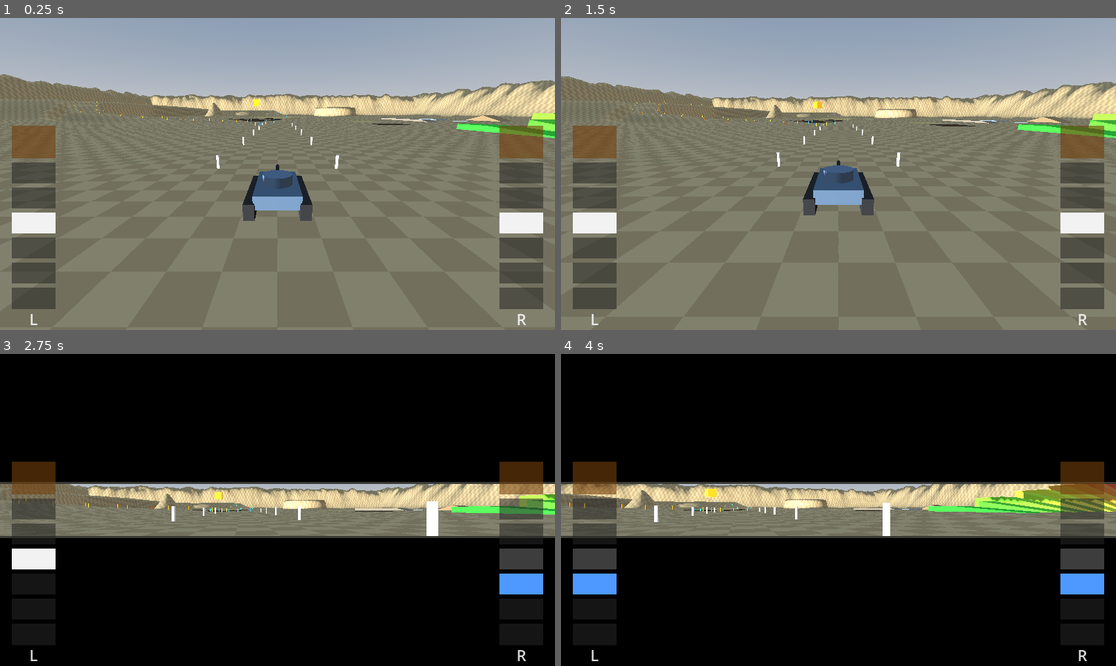
Above: before the commit, frames 1-4 (two rows, left to right).
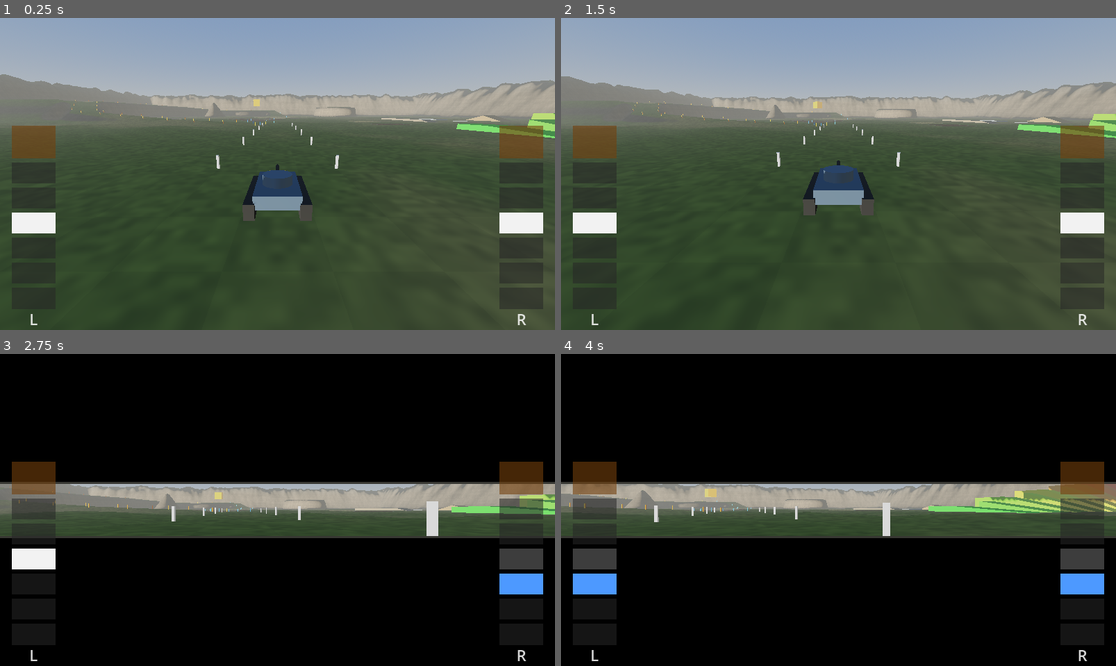
Above: after the commit, the same moments.

Repository: Kickpunch3r/tank-game
Game: Godot game, scene res://levels/proving_ground/proving_ground.tscn
The game is run twice, just before and just after one commit, with the same random seed, the same clock (stepped at 60 frames per second) and the same inputs.
Inputs (mouse positions are in pixels of both pictures, inside the frame that each line leads up to):
- Up to frame 1 (0.25 s): no input
- Up to frame 2 (1.5 s): move the mouse to (960, 158) at 0.52 s; hold Down (driver_right_back) 0.53-1.25 s; hold Space (driver_all_stop) 0.53-1.25 s; click (960, 158) at 0.67 s; drag from (727, 189) to (810, 236) at 1.27 s
- Up to frame 3 (2.75 s): move the mouse to (333, 441) at 2.02 s; hold Down (driver_right_back) from 2.03 s (still down); hold V (view_toggle) from 2.03 s (still down)
- Up to frame 4 (4 s): release Down (driver_right_back) at 2.75 s; release V (view_toggle) at 2.75 s; drag from (810, 572) to (672, 463) at 2.77 s; move the mouse to (1005, 556) at 3.52 s; hold S (driver_left_back) from 3.53 s (still down); tap T at 3.6 s

The runs differ from the first frame. In frame 1, 68% of the frame differs, in the area x 0-100%, y 18-100%; in frame 2, 68%; in frame 3, 14%; in frame 4, 14%.

Commit message:
Graphics round 1: lighting, ground shader, water shader
- Proving Ground lighting: warmer sun and sky, softer shadows, warm-grey
  distance haze, slightly richer colour. No costly effects (laptop GPU).
- New art/level_ground.gdshader for painted levels: grass with patches,
  rock on steep slopes, pale rock high up, painted mud and sand on top,
  faint grid for judging speed. The old test course keeps its checker.
- New art/water.gdshader: colour by depth, shore foam, moving ripples
  (shading only, so the surface stays a cheap flat plane).
- Mud colour lightened; vertex colours are already linear in Godot, so
  the shader no longer converts them a second time.
- Checked in software-rendered screenshots. 235 checks pass.

Co-Authored-By: Claude Opus 5.5 <noreply@anthropic.com>
Claude-Session: https://claude.ai/code/session_01Pm55gMUn29kyQtMtoJuZst

Diff:
--- /dev/null
+++ b/art/level_ground.gdshader
@@ -0,0 +1,73 @@
+// Ground for painted levels (LevelTerrain): grass on flat ground, rock on
+// steep slopes and high up, painted terrain (mud, sand) from the vertex
+// colours, and gentle noise so nothing looks uniform. A faint 4 m grid is kept
+// so speed can still be judged. All colours can be changed on the material.
+shader_type spatial;
+
+uniform vec4 grass_colour : source_color = vec4(0.45, 0.50, 0.24, 1.0);
+uniform vec4 grass_dry_colour : source_color = vec4(0.62, 0.57, 0.34, 1.0);
+uniform vec4 rock_colour : source_color = vec4(0.50, 0.44, 0.37, 1.0);
+uniform vec4 high_rock_colour : source_color = vec4(0.60, 0.57, 0.52, 1.0);
+// Slopes steeper than this (degrees) turn to rock; the change happens over a few degrees.
+uniform float rock_from_degrees = 32.0;
+// Ground higher than this (metres) slowly turns to pale rock.
+uniform float high_from_metres = 24.0;
+// How strong the faint grid is (0 = none). It helps to judge speed.
+uniform float grid_strength = 0.05;
+uniform float grid_size = 4.0;
+// Painted terrain (vertex colours: rgb = colour, alpha = how much).
+uniform bool use_vertex_tint = true;
+
+varying vec3 world_position;
+varying vec3 world_normal;
+
+void vertex() {
+	world_position = (MODEL_MATRIX * vec4(VERTEX, 1.0)).xyz;
+	world_normal = normalize((MODEL_MATRIX * vec4(NORMAL, 0.0)).xyz);
+}
+
+// Smooth value noise, 0 to 1.
+float hash(vec2 p) {
+	return fract(sin(dot(p, vec2(127.1, 311.7))) * 43758.5453);
+}
+
+float noise(vec2 p) {
+	vec2 i = floor(p);
+	vec2 f = fract(p);
+	vec2 u = f * f * (3.0 - 2.0 * f);
+	return mix(mix(hash(i), hash(i + vec2(1.0, 0.0)), u.x),
+			mix(hash(i + vec2(0.0, 1.0)), hash(i + vec2(1.0, 1.0)), u.x), u.y);
+}
+
+void fragment() {
+	vec2 ground = world_position.xz;
+	// Large patches of greener and drier grass, plus fine speckle.
+	float patches = noise(ground * 0.03) * 0.65 + noise(ground * 0.11) * 0.35;
+	float speckle = noise(ground * 1.7);
+	vec3 colour = mix(grass_colour.rgb, grass_dry_colour.rgb, smoothstep(0.35, 0.75, patches));
+	colour *= 0.9 + 0.2 * speckle;
+
+	// Steep ground is rock, with horizontal bands like layered stone.
+	float slope = degrees(acos(clamp(world_normal.y, -1.0, 1.0)));
+	float rockiness = smoothstep(rock_from_degrees - 4.0, rock_from_degrees + 4.0, slope);
+	float bands = 0.88 + 0.12 * noise(vec2(world_position.y * 1.3, ground.x * 0.05 + ground.y * 0.05));
+	vec3 rock = rock_colour.rgb * bands * (0.92 + 0.16 * speckle);
+	colour = mix(colour, rock, rockiness);
+
+	// High ground fades to pale rock.
+	float high = smoothstep(high_from_metres, high_from_metres + 12.0, world_position.y);
+	colour = mix(colour, high_rock_colour.rgb * (0.9 + 0.1 * speckle), high * 0.6);
+
+	// Painted terrain (mud, sand) on top, keeping a little of the noise.
+	if (use_vertex_tint) {
+		// (Godot has already turned the vertex colours into linear colours.)
+		colour = mix(colour, COLOR.rgb * (0.85 + 0.3 * speckle), COLOR.a);
+	}
+
+	// Faint grid, so speed is easy to judge.
+	vec2 cell = floor(ground / grid_size);
+	colour *= 1.0 - grid_strength * mod(cell.x + cell.y, 2.0);
+
+	ALBEDO = colour;
+	ROUGHNESS = 0.95;
+}
--- /dev/null
+++ b/art/water.gdshader
@@ -0,0 +1,79 @@
+// Water surface: darker where it is deep, clearer and lighter where it is
+// shallow, a soft foam line where it meets the shore, and a gently moving
+// surface (only its shading moves; the surface itself stays flat, so it is
+// cheap). Colours and depths can be changed on the material.
+shader_type spatial;
+render_mode blend_mix, cull_disabled;
+
+uniform vec4 shallow_colour : source_color = vec4(0.30, 0.52, 0.52, 1.0);
+uniform vec4 deep_colour : source_color = vec4(0.06, 0.20, 0.30, 1.0);
+uniform vec4 foam_colour : source_color = vec4(0.92, 0.95, 0.96, 1.0);
+// Water this deep (metres) or more shows the full deep colour.
+uniform float deep_from_metres = 1.8;
+// Foam where the water is shallower than this (metres).
+uniform float foam_metres = 0.25;
+// How much the surface ripples (0 = mirror flat).
+uniform float ripple_strength = 0.35;
+
+uniform sampler2D depth_texture : hint_depth_texture, filter_linear_mipmap;
+
+varying vec3 world_position;
+
+void vertex() {
+	world_position = (MODEL_MATRIX * vec4(VERTEX, 1.0)).xyz;
+}
+
+float hash(vec2 p) {
+	return fract(sin(dot(p, vec2(127.1, 311.7))) * 43758.5453);
+}
+
+float noise(vec2 p) {
+	vec2 i = floor(p);
+	vec2 f = fract(p);
+	vec2 u = f * f * (3.0 - 2.0 * f);
+	return mix(mix(hash(i), hash(i + vec2(1.0, 0.0)), u.x),
+			mix(hash(i + vec2(0.0, 1.0)), hash(i + vec2(1.0, 1.0)), u.x), u.y);
+}
+
+// Two layers of slow ripples drifting in different directions.
+float ripples(vec2 p, float time) {
+	return noise(p * 0.45 + time * vec2(0.06, 0.035)) + 0.5 * noise(p * 1.2 - time * vec2(0.04, 0.07));
+}
+
+void fragment() {
+	// How deep the water is here: the ground behind this pixel, from the depth buffer.
+	float depth = texture(depth_texture, SCREEN_UV).r;
+#if CURRENT_RENDERER == RENDERER_COMPATIBILITY
+	vec3 ndc = vec3(SCREEN_UV, depth) * 2.0 - 1.0;
+#else
+	vec3 ndc = vec3(SCREEN_UV * 2.0 - 1.0, depth);
+#endif
+	vec4 view_floor = INV_PROJECTION_MATRIX * vec4(ndc, 1.0);
+	view_floor.xyz /= view_floor.w;
+	vec3 floor_world = (INV_VIEW_MATRIX * vec4(view_floor.xyz, 1.0)).xyz;
+	float water_depth = max(world_position.y - floor_world.y, 0.0);
+
+	float deepness = clamp(water_depth / deep_from_metres, 0.0, 1.0);
+	vec3 colour = mix(shallow_colour.rgb, deep_colour.rgb, deepness);
+	float alpha = mix(0.45, 0.9, deepness);
+
+	// Foam along the shore, broken up and drifting a little.
+	float foam = 1.0 - smoothstep(0.0, foam_metres, water_depth);
+	foam *= 0.55 + 0.45 * noise(world_position.xz * 0.9 + TIME * 0.25);
+	colour = mix(colour, foam_colour.rgb, foam * 0.75);
+	alpha = max(alpha, foam * 0.85);
+
+	// Ripples: tilt the surface's shading normal with the moving noise.
+	vec2 p = world_position.xz;
+	float e = 0.4;
+	float h = ripples(p, TIME);
+	float dx = ripples(p + vec2(e, 0.0), TIME) - h;
+	float dz = ripples(p + vec2(0.0, e), TIME) - h;
+	vec3 world_normal = normalize(vec3(-dx * ripple_strength / e, 1.0, -dz * ripple_strength / e));
+	NORMAL = normalize((VIEW_MATRIX * vec4(world_normal, 0.0)).xyz);
+
+	ALBEDO = colour;
+	ALPHA = alpha;
+	ROUGHNESS = 0.08;
+	SPECULAR = 0.6;
+}
--- a/levels/proving_ground/proving_ground.tscn
+++ b/levels/proving_ground/proving_ground.tscn
@@ -9,8 +9,14 @@
 [ext_resource type="Script" path="res://scripts/comparison_features.gd" id="7_features"]
 [ext_resource type="Script" path="res://levels/proving_ground/route_markers.gd" id="8_markers"]
 [ext_resource type="Script" path="res://scripts/objective_marker.gd" id="9_objective"]
+[ext_resource type="Shader" path="res://art/water.gdshader" id="10_water"]
 
 [sub_resource type="ProceduralSkyMaterial" id="SkyMaterial_main"]
+sky_top_color = Color(0.3, 0.48, 0.76, 1)
+sky_horizon_color = Color(0.8, 0.8, 0.77, 1)
+ground_bottom_color = Color(0.3, 0.3, 0.26, 1)
+ground_horizon_color = Color(0.8, 0.8, 0.77, 1)
+sun_angle_max = 20.0
 
 [sub_resource type="Sky" id="Sky_main"]
 sky_material = SubResource("SkyMaterial_main")
@@ -18,13 +24,24 @@
 [sub_resource type="Environment" id="Environment_main"]
 background_mode = 2
 sky = SubResource("Sky_main")
+ambient_light_source = 3
+ambient_light_sky_contribution = 0.6
+ambient_light_color = Color(0.62, 0.6, 0.55, 1)
+ambient_light_energy = 0.8
 tonemap_mode = 2
+tonemap_white = 6.0
+fog_enabled = true
+fog_light_color = Color(0.8, 0.8, 0.77, 1)
+fog_density = 0.0012
+fog_aerial_perspective = 0.35
+fog_sky_affect = 0.3
+adjustment_enabled = true
+adjustment_contrast = 1.05
+adjustment_saturation = 1.1
 
-[sub_resource type="StandardMaterial3D" id="Material_water"]
-transparency = 1
-albedo_color = Color(0.16, 0.36, 0.62, 0.75)
-roughness = 0.1
-metallic_specular = 0.8
+[sub_resource type="ShaderMaterial" id="Material_water"]
+render_priority = 0
+shader = ExtResource("10_water")
 
 [sub_resource type="PlaneMesh" id="PlaneMesh_water"]
 material = SubResource("Material_water")
@@ -50,8 +67,11 @@
 
 [node name="Sun" type="DirectionalLight3D" parent="."]
 transform = Transform3D(0.866, 0, -0.5, -0.383, 0.6428, -0.6634, 0.3214, 0.766, 0.5567, 0, 40, 0)
+light_color = Color(1, 0.94, 0.84, 1)
+light_energy = 1.15
 shadow_enabled = true
-directional_shadow_max_distance = 250.0
+shadow_blur = 1.5
+directional_shadow_max_distance = 200.0
 
 [node name="LevelTerrain" type="Node3D" parent="."]
 script = ExtResource("2_level_terrain")
--- a/scripts/level_terrain.gd
+++ b/scripts/level_terrain.gd
@@ -15,7 +15,7 @@
 ## Group the level's terrain joins, so the player rig and Tab panel can find it.
 const GROUP: StringName = &"level_terrain"
 
-const GROUND_SHADER: Shader = preload("res://art/checker_ground.gdshader")
+const GROUND_SHADER: Shader = preload("res://art/level_ground.gdshader")
 
 ## Seconds to wait after the last setting change before rebuilding.
 const REBUILD_DELAY: float = 0.4
--- a/terrain/mud.tres
+++ b/terrain/mud.tres
@@ -5,7 +5,7 @@
 [resource]
 script = ExtResource("1_terrain")
 display_name = "Mud"
-colour = Color(0.33, 0.24, 0.15, 1)
+colour = Color(0.5, 0.38, 0.25, 1)
 grip = 0.7
 drag = 1.5
 top_speed = 0.5
Not shown, added: art/level_ground.gdshader.uid
Not shown, added: art/water.gdshader.uid
Not shown, changed: NOTES.md
Not shown, changed: SUBMISSION_FACTS.md
